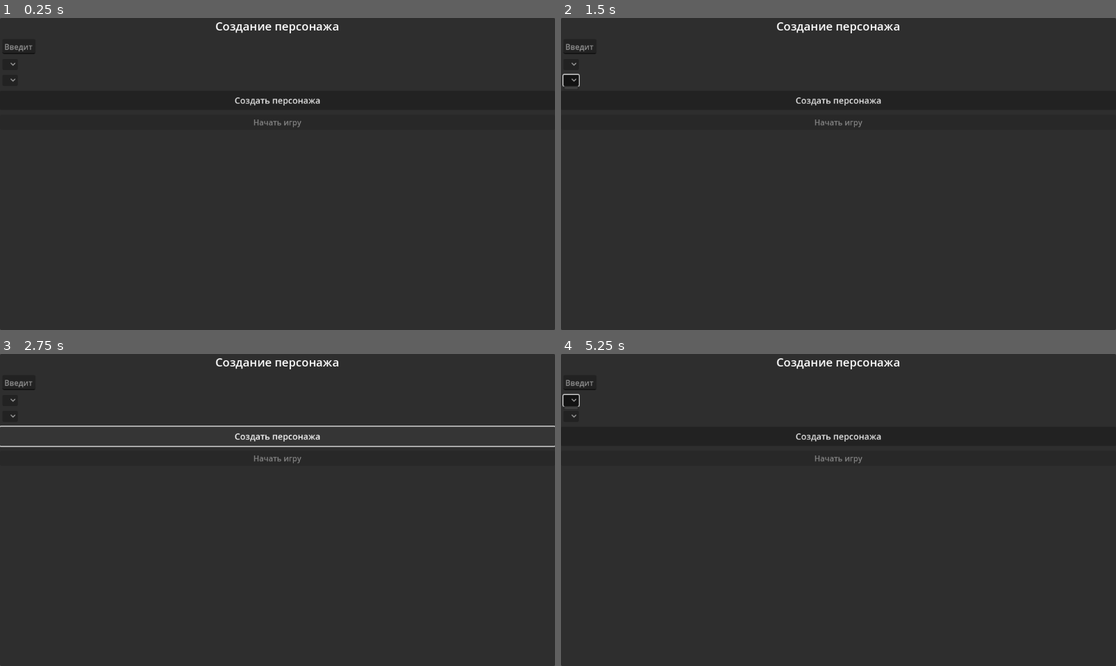
Above: before the commit, frames 1-4 (two rows, left to right).
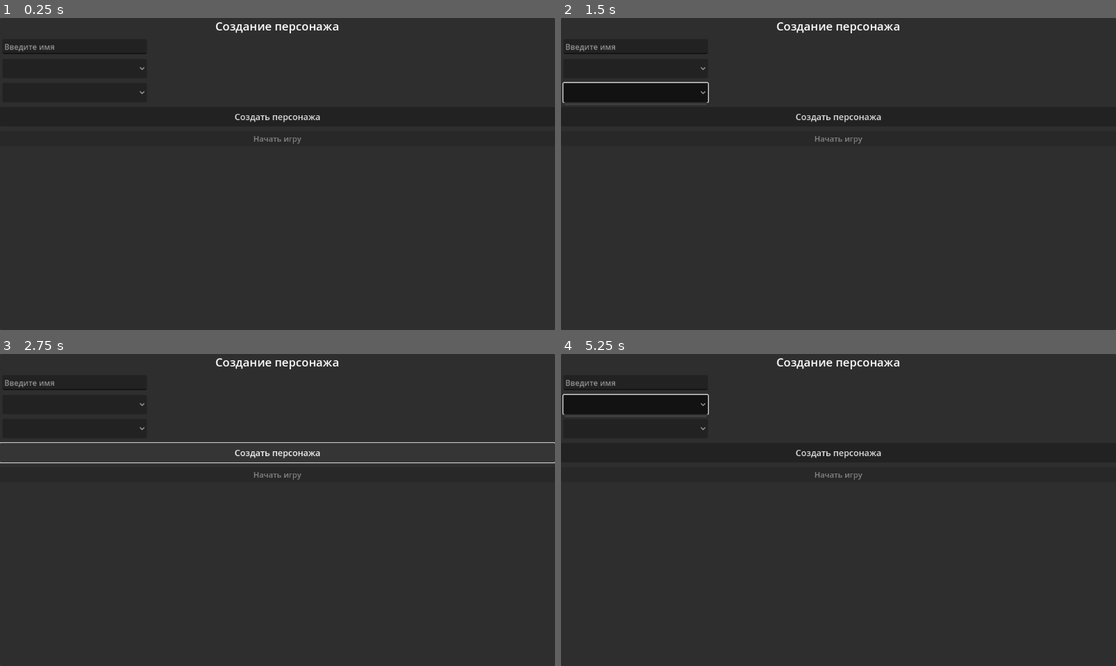
Above: after the commit, the same moments.

Repository: Deniseks239/tactical-rpg-ai-v-2
Game: Godot game, scene res://scenes/character_creator.tscn
Two runs of this game, one before a commit and one after it. Both use one fixed random seed, a clock stepped at 60 frames per second and the inputs below.
Inputs (mouse positions are in pixels of both pictures, inside the frame that each line leads up to; where the layout moved, square brackets give the same spot in the first picture):
- Up to frame 1 (0.25 s): no input
- Up to frame 2 (1.5 s): click (633, 67) [572, 64] at 0.5 s; click (633, 92) [572, 80] at 1.25 s
- Up to frame 3 (2.75 s): click "Создать персонажа" at 2 s
- Up to frame 4 (5.25 s): click (633, 403) [572, 400] at 2.75 s; click (633, 428) [572, 416] at 3.5 s; click "Создать персонажа" at 4.25 s; click (633, 403) [572, 400] at 5 s

The runs differ from the first frame. In frame 1, 0.5% of the frame differs, in the area x 1-58%, y 8-41%; in frame 2, 1.4%; in frame 3, 2.1%, in the area x 0-100%, y 8-41%; in frame 4, 2.1%.

Commit message:
Update character_creator.tscn

Diff:
--- a/scenes/character_creator.tscn
+++ b/scenes/character_creator.tscn
@@ -39,6 +39,7 @@
 theme_override_font_sizes/font_size = 16
 
 [node name="NameInput" type="LineEdit" parent="MainPanel/MainVBox/NameRow"]
+custom_minimum_size = Vector2(300, 20)
 layout_mode = 2
 theme_override_font_sizes/font_size = 16
 placeholder_text = "Введите имя"
@@ -51,6 +52,7 @@
 theme_override_font_sizes/font_size = 16
 
 [node name="ClassSelect" type="OptionButton" parent="MainPanel/MainVBox/ClassRow"]
+custom_minimum_size = Vector2(300, 40)
 layout_mode = 2
 theme_override_font_sizes/font_size = 16
 
@@ -62,6 +64,7 @@
 theme_override_font_sizes/font_size = 16
 
 [node name="RaceSelect" type="OptionButton" parent="MainPanel/MainVBox/RaceRow"]
+custom_minimum_size = Vector2(300, 40)
 layout_mode = 2
 theme_override_font_sizes/font_size = 16
 
